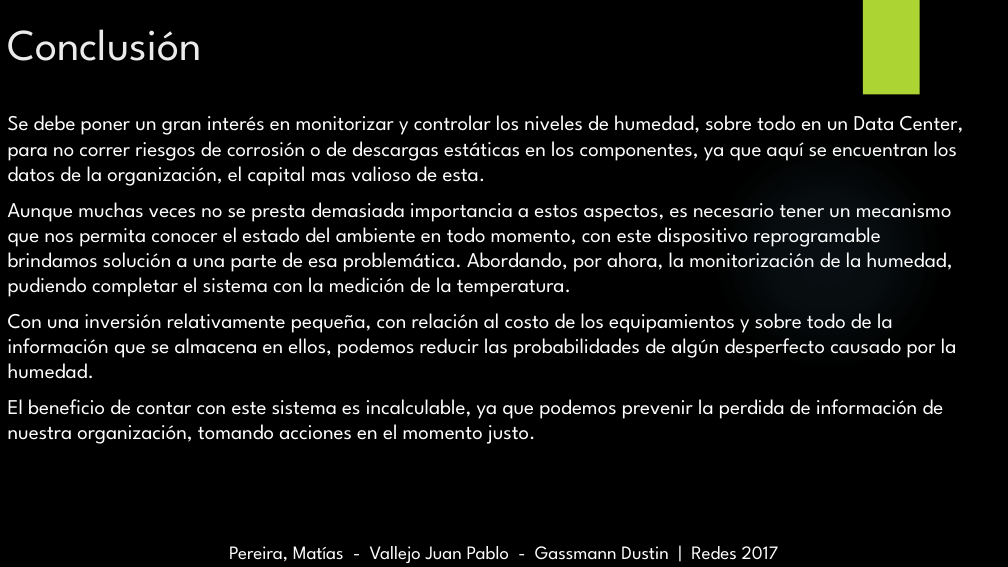
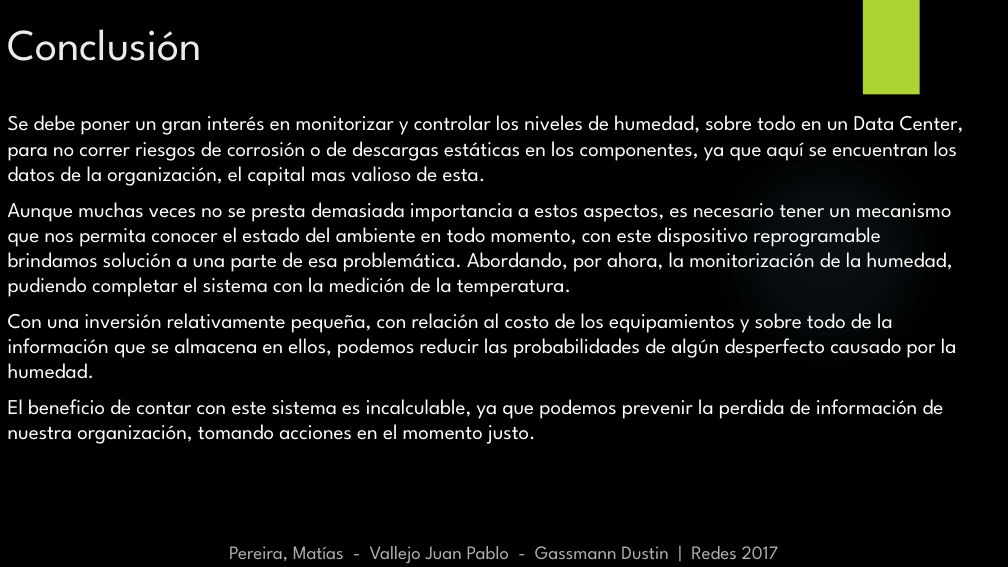
Before and after one commit to dusgab/IoT, a slide deck: slide 6 of SHACoRS.pptx (slide 5 before the commit). Drawn at 1008x567 pixels with LibreOffice and Linux fonts; fonts in the diff are those of the drawing; background and template pictures are left out. Boxes give left, top, right and bottom in pixels: in the first picture for what was removed or moved away, otherwise in the second. Text is boxed around its words. In the diff, an @@ line names an element or a change of style, - is before the commit and + after.

```diff
--- a/SHACoRS.pptx
+++ b/SHACoRS.pptx
@@ text "Pereira, Matías - Vallejo Juan ..." at bbox=[229, 546, 779, 563]: text colour #FFFFFF to #B0B0B0 @@
```
Also in this commit, not shown: 4 other slides changed, 1 slide added.
